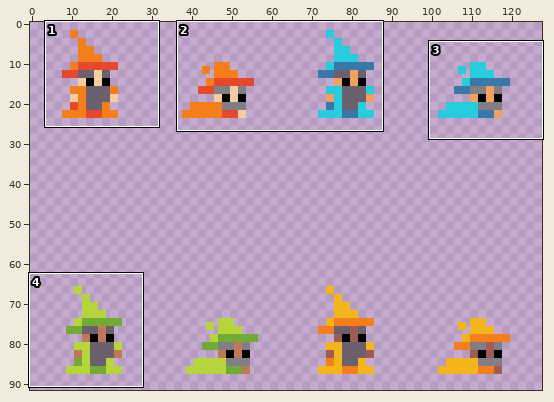
Sprite sheet, stored at content/sprites/skins/wizard.png. The first picture is a wide view before the edit; the outline marks the close-up.
Close-up. First the earlier version:
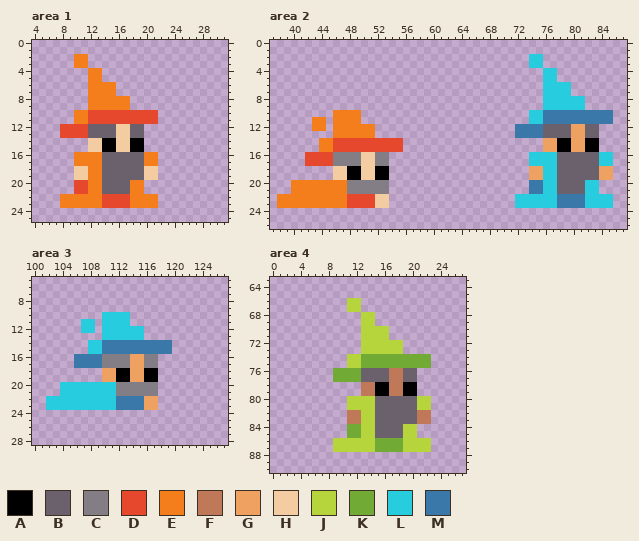
The file is 128x128 pixels. Colours within 5 levels of each other are drawn and written as one. Shown: area 1: x 4..31, y 0..25; area 2: x 37..87, y 0..26; area 3: x 100..127, y 5..28; area 4: x 0..27, y 63..90. The wide view leaves out empty margins. The commit also changed other parts of the picture, which this record leaves out.
Palette (. is transparent): A #000000  B #6a616d  C #837d86  D #e6482e  E #f47e1b  F #bf7958  G #eea160  H #f4cca1  J #b6d53c  K #71aa34  L #28ccdf  M #3978a8
Once edited:
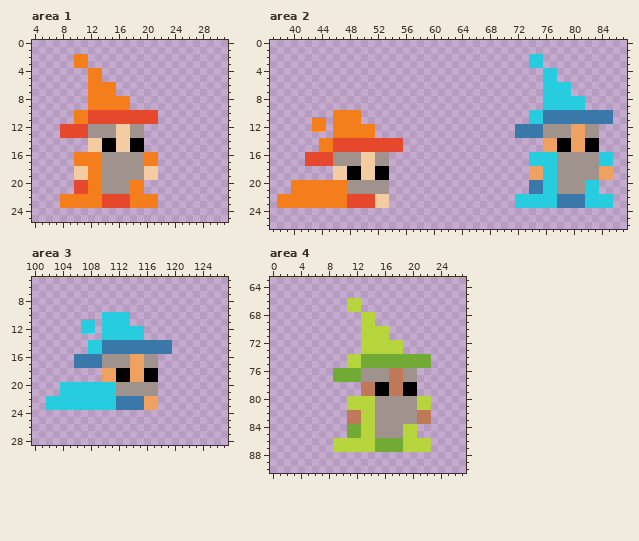
Edits made:
Colour B changes from #6a616d to #a0938e.
Area 2:
The author changed colour C to colour B in rows 16 to 17 at x 46 to 49 and 52 to 53; in rows 20 to 21 at x 48 to 53.
Area 3:
The author changed colour C to colour B in rows 16 to 17 at x 110 to 113 and 116 to 117; in rows 20 to 21 at x 112 to 117.
